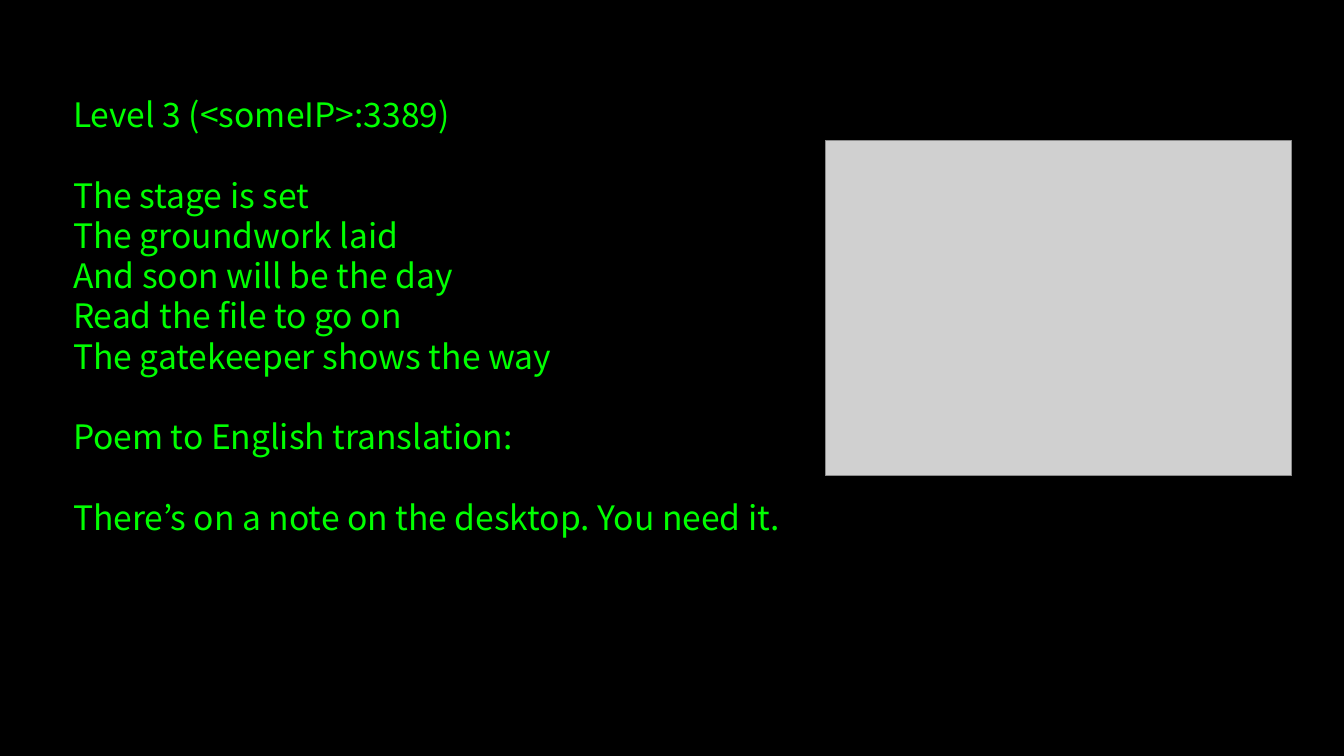
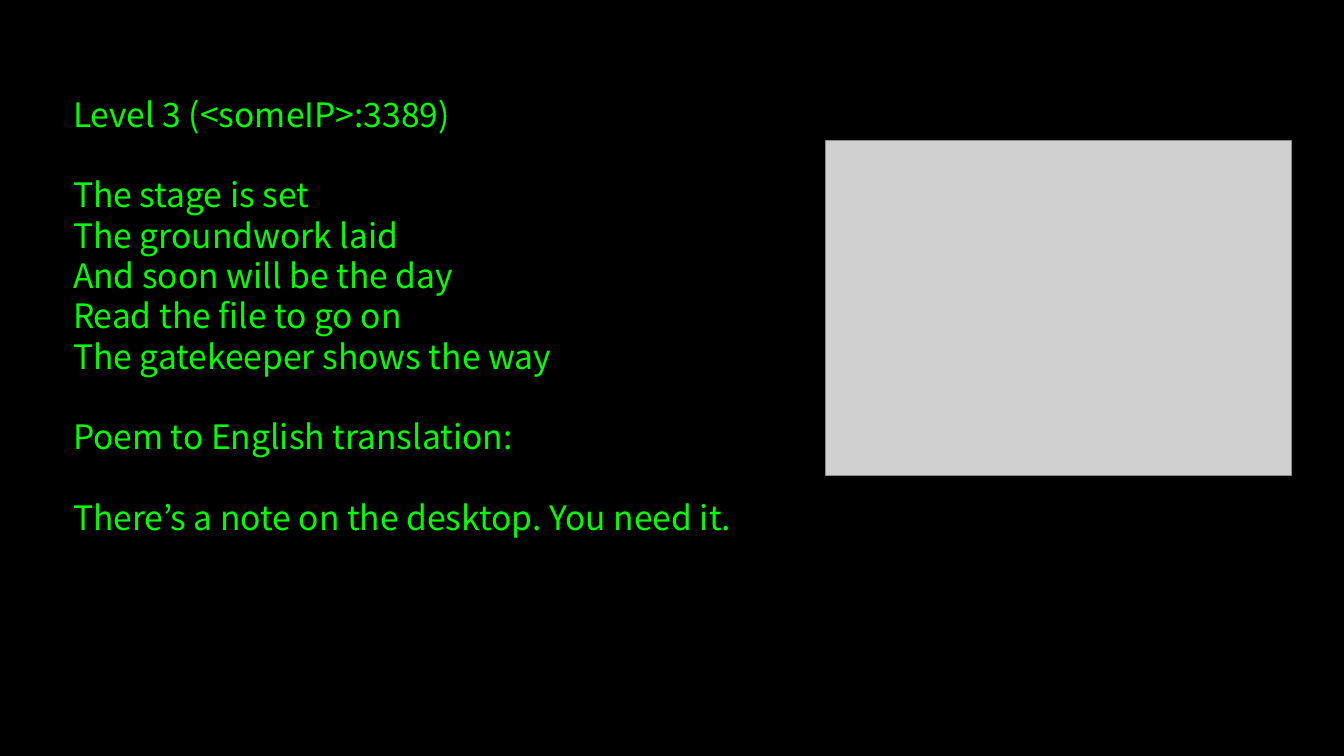
Before and after one commit to vix597/Ru5tedBun1ons, a slide deck: slide 14 of AIS - Capture the Flag PPT - Fall 2016.pptx. Drawn at 1344x756 pixels with LibreOffice and Linux fonts; fonts in the diff are those of the drawing; grey boxes stand for pictures; background and template pictures are left out. Boxes give left, top, right and bottom in pixels: in the first picture for what was removed or moved away, otherwise in the second. Text is boxed around its words. In the diff, an @@ line names an element or a change of style, - is before the commit and + after.

Commit message:
Updated for typos and shit

```diff
--- a/AIS - Capture the Flag PPT - Fall 2016.pptx
+++ b/AIS - Capture the Flag PPT - Fall 2016.pptx
@@ text at <box>73,503,731,538</box>: text changed @@
-There’s on a note on the desktop. You need it.
+There’s a note on the desktop. You need it.
```
Also in this commit, not shown: 3 other slides changed.
